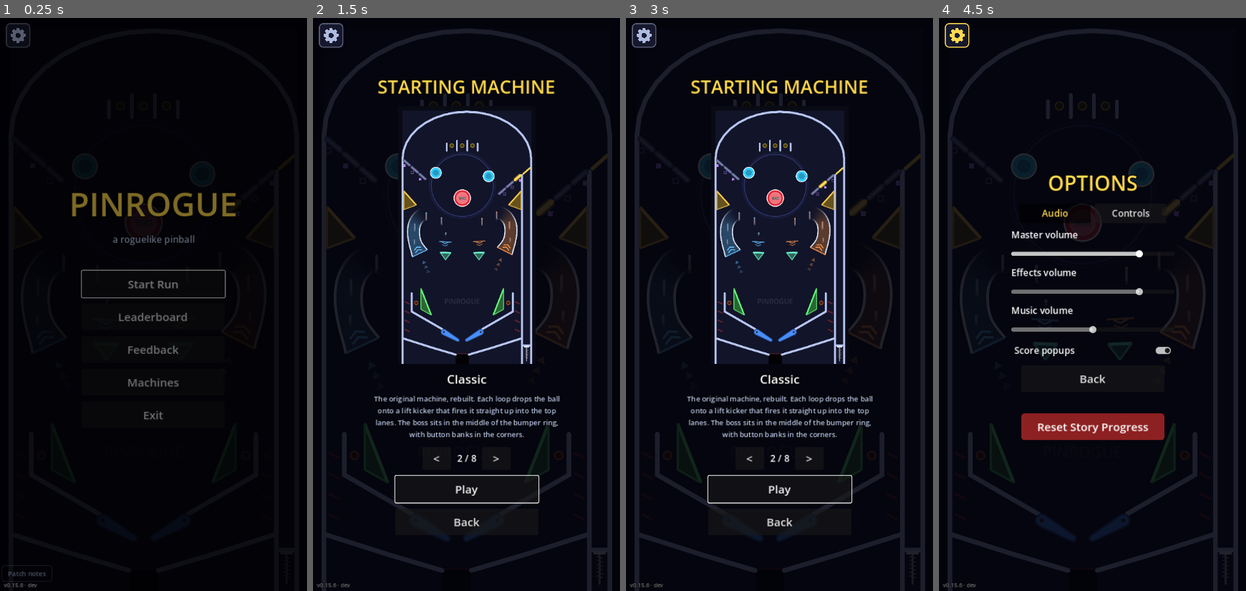
Above: before the commit, frames 1-4 (left to right).
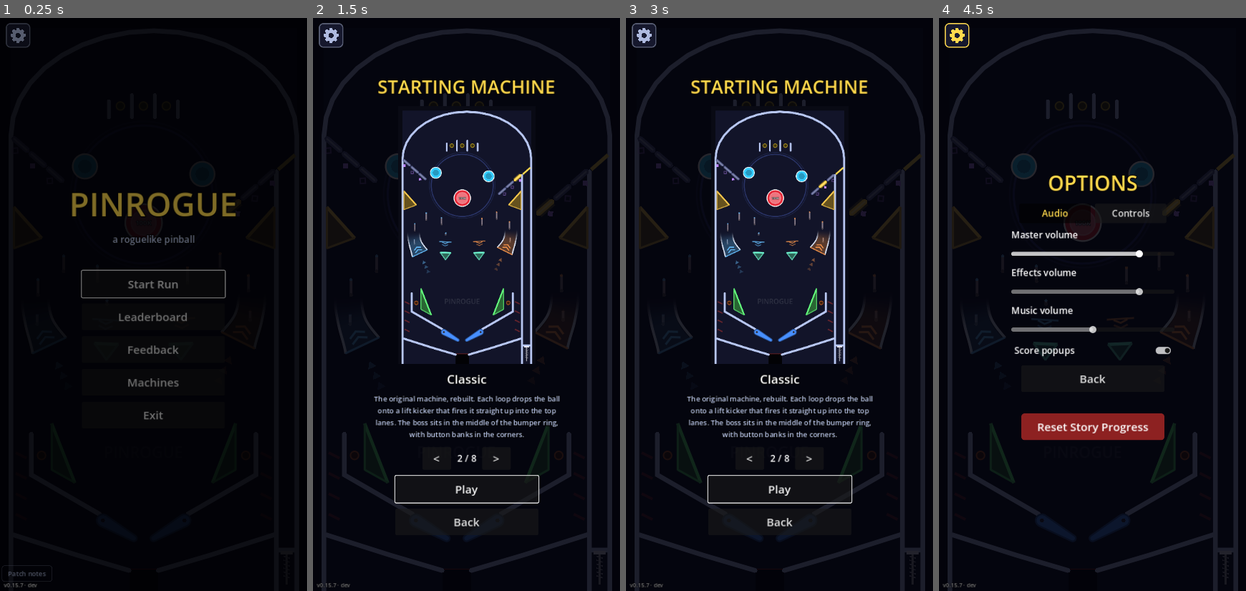
Above: after the commit, the same moments.

Repository: sessaregoAldo/PinRogue
Game: Godot game, scene res://scenes/main_menu.tscn
Same seed, same stepped clock (60 frames per second), same inputs: the game is played once before the commit and once after it. Sound files missing from this copy of the repository are replaced by a short silence.
Inputs (mouse positions are in pixels of both pictures, inside the frame that each line leads up to):
- Up to frame 1 (0.25 s): no input
- Up to frame 2 (1.5 s): click "Start Run" at 0.5 s; click "Endless" at 1.25 s
- Up to frame 3 (3 s): click "Play" at 2 s; click "Back" at 2.75 s
- Up to frame 4 (4.5 s): click "Play" at 3.5 s; click (957, 35) at 4.25 s

The runs differ from the first frame. In frame 1, less than 0.1% of the frame differs, in the area x 6-8%, y 98-100%; in frame 2, 0.5%, in the area x 6-87%, y 33-100%; in frame 3, 0.5%; in frame 4, 0.1%.

Commit message:
v0.15.7 "Tidy Rails": shorter ramp previews, Showroom lift fades on the gallery
Co-Authored-By: Claude Opus 5.5 <noreply@anthropic.com>

Diff:
--- a/project.godot
+++ b/project.godot
@@ -11,7 +11,7 @@
 [application]
 
 config/name="PinRogue"
-config/version="0.15.6"
+config/version="0.15.7"
 run/main_scene="res://scenes/main_menu.tscn"
 config/features=PackedStringArray("4.3", "GL Compatibility")
 
--- a/scripts/patch_notes.gd
+++ b/scripts/patch_notes.gd
@@ -4,6 +4,15 @@
 ## Keep them short and non-technical. Give each significant update a name.
 
 const NOTES: Array[Dictionary] = [
+	{
+		"version": "0.15.7",
+		"name": "Tidy Rails",
+		"date": "Nov 15, 2026",
+		"notes": [
+			"Ramps show less of themselves from the table: just the start of the track, until the ball rides it.",
+			"Showroom: the lift fades away once the ball reaches the gallery.",
+		],
+	},
 	{
 		"version": "0.15.6",
 		"name": "Page Turner",
--- a/scripts/tunnel.gd
+++ b/scripts/tunnel.gd
@@ -85,12 +85,14 @@
 @export_group("Look")
 ## How much of the track, from the mouth, is always shown. The rest only
 ## appears while a ball rides it (0 = always show the whole track).
-@export var shown_length: float = 110.0:
+@export var shown_length: float = 40.0:
 	set(value):
 		shown_length = value
 		queue_redraw()
 ## Over how many px the always-shown part fades out.
 @export var shown_fade: float = 90.0
+## How long the preview (shown_length, from the table) takes to fade out (px).
+@export var preview_fade: float = 60.0
 ## How high the track runs: how far its shadow falls (and its posts reach) at the
 ## top. Tracks to an upper deck climb all the way; the others rise and come back down.
 @export var lift_height: float = 30.0:
@@ -166,7 +168,7 @@
 func shown_at(s: float) -> float:
 	if shown_length <= 0.0 or Engine.is_editor_hint():
 		return 1.0
-	var base := 1.0 - smoothstep(shown_length, shown_length + shown_fade, s)
+	var base := 1.0 - smoothstep(shown_length, shown_length + preview_fade, s)
 	return lerpf(base, 1.0, _reveal)
 
 
@@ -352,11 +354,13 @@
 		queue_redraw(), _reveal, target, 0.35).set_trans(Tween.TRANS_SINE)
 
 
-## A ball is riding this track (or has ridden it up onto its deck).
+## A ball is riding this track (not counting one that has gone up onto its deck).
 func _has_rider() -> bool:
 	for node in get_tree().get_nodes_in_group("ball"):
 		var ball := node as Ball
-		if ball and ball.in_play and (ball.ramp == self or (_deck != null and ball.deck == _deck)):
+		# (A ball that has gone up onto this track's deck no longer counts: the
+		# track fades and the deck is drawn without it.)
+		if ball and ball.in_play and ball.ramp == self:
 			return true
 	return false
 
